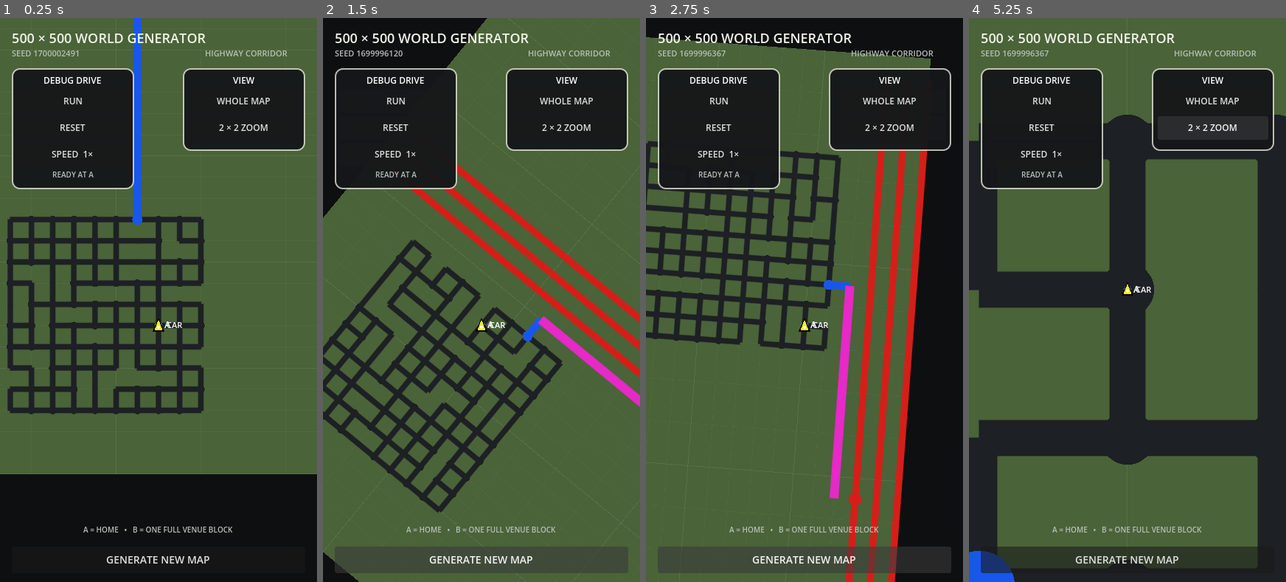
Above: before the commit, frames 1-4 (left to right).
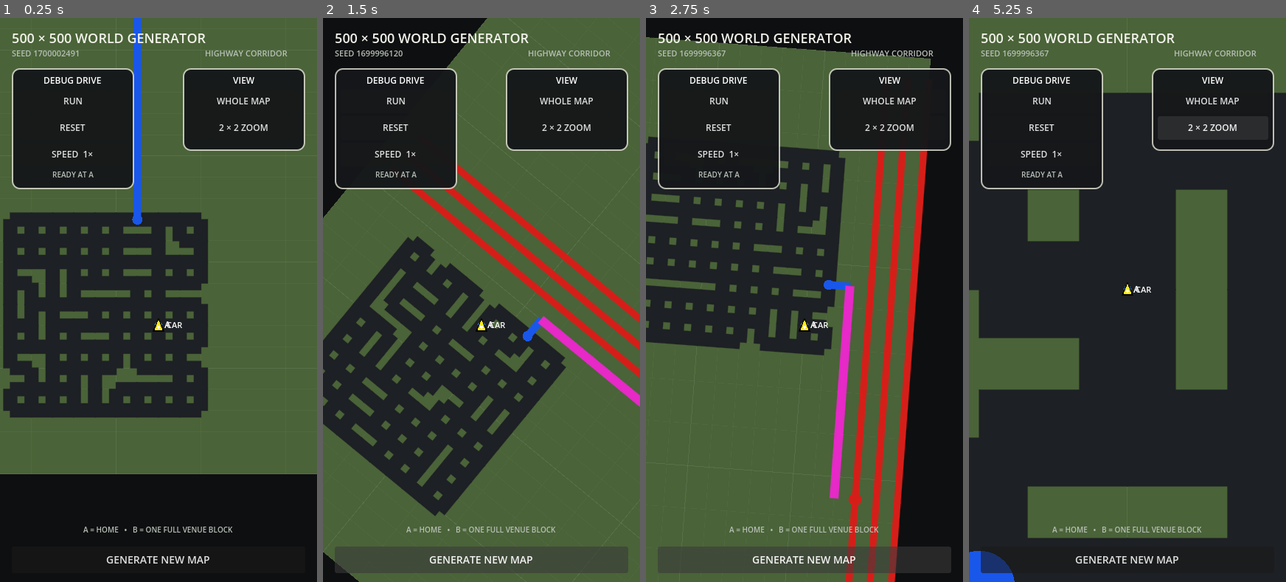
Above: after the commit, the same moments.

Repository: patrickcallahancomedy/comedian
Game: Godot game, scene res://scenes/drive/grid_world_prototype.tscn
Same seed, same stepped clock (60 frames per second), same inputs: the game is played once before the commit and once after it. This scene is started directly instead of the project's main scene.
Inputs (mouse positions are in pixels of both pictures, inside the frame that each line leads up to):
- Up to frame 1 (0.25 s): no input
- Up to frame 2 (1.5 s): click "RUN" at 0.5 s; click "GENERATE NEW MAP" at 1.25 s
- Up to frame 3 (2.75 s): click "GENERATE NEW MAP" at 2 s
- Up to frame 4 (5.25 s): tap Enter (ui_accept) at 2.75, 3.02 s; move the mouse to (1197, 271) at 2.77 s; hold Right 2.78-3.5 s; tap Space at 2.85 s; click (1197, 271) at 2.92 s; drag from (1064, 328) to (1111, 412) at 3.52 s; click "WHOLE MAP" at 4.25 s; click "2 × 2 ZOOM" at 5 s

The runs differ from the first frame. In frame 1, 11% of the frame differs, in the area x 0-66%, y 34-71%; in frame 2, 10%; in frame 3, 8.6%; in frame 4, 31%, in the area x 3-100%, y 13-98%.

Commit message:
Widen neighborhood roads

Diff:
--- a/godot/scripts/drive/grid_world_map.gd
+++ b/godot/scripts/drive/grid_world_map.gd
@@ -300,7 +300,7 @@
 			# Graph-only highway/ramp merge links are intentionally invisible.
 			if road_class < 0:
 				continue
-			var width := 2.4
+			var width := 6.5
 			var color := ROAD_COLOR
 
 			match road_class:
@@ -336,7 +336,7 @@
 			continue
 
 		var road_class := _strongest_node_class(node_id)
-		var radius := 1.8
+		var radius := 3.25
 		var color := ROAD_COLOR
 
 		match road_class:
